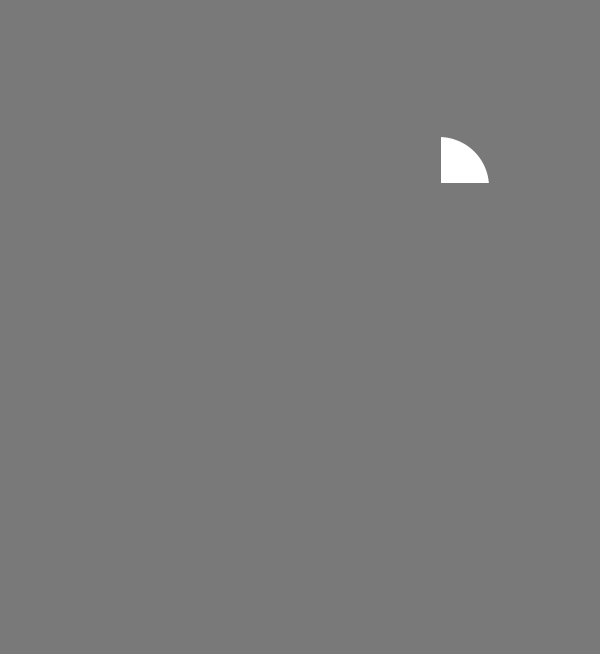
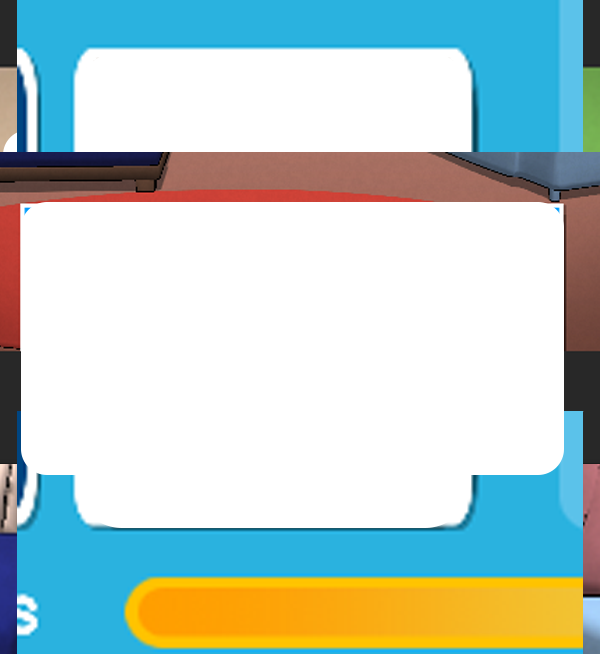
Layer changes from the first w=600, h=654 image to the second:
added layer "Rectangle 16" above "Layer 49" over [21,202,564,475]
added layer "Layer 49" above "Rectangle 15" over [0,152,600,411]
added layer "Rectangle 15" above "Layer 48" over [76,51,471,528]
added layer "Layer 48" above "Rectangle 14" over [17,0,583,654]
added layer "Rectangle 14" above "Layer 47" over [54,108,533,511]
added layer "Layer 47" above "Rectangle 13" over [30,93,570,561]
added layer "Rectangle 13" above "Layer 46" over [3,130,501,401]
added layer "Layer 46" above "Gradient Fill 1 copy" over [19,161,581,492]
added layer "Gradient Fill 1 copy" above "Gradient Fill 1" over [199,248,282,289]
added layer "Gradient Fill 1" above "Rectangle 12 copy" over [199,248,282,289]
added layer "Rectangle 12 copy" above "Rectangle 12" over [20,313,595,344]
added layer "Layer 45" above "Rectangle 11" over [0,283,600,371]
added layer "Rectangle 11" above "Layer 44" over [15,271,589,423]
added layer "Layer 44" above "Rectangle 10" over [0,189,600,464]
added layer "Rectangle 10" above "Layer 43" over [73,16,549,238]
added layer "Layer 43" above "Rectangle 9" over [0,0,600,654]
added layer "Rectangle 9" above "Layer 42" over [136,286,468,381]
added layer "Layer 42" above "Group 3" over [32,227,567,426]
hid "Layer 33" over [441,137,489,183]